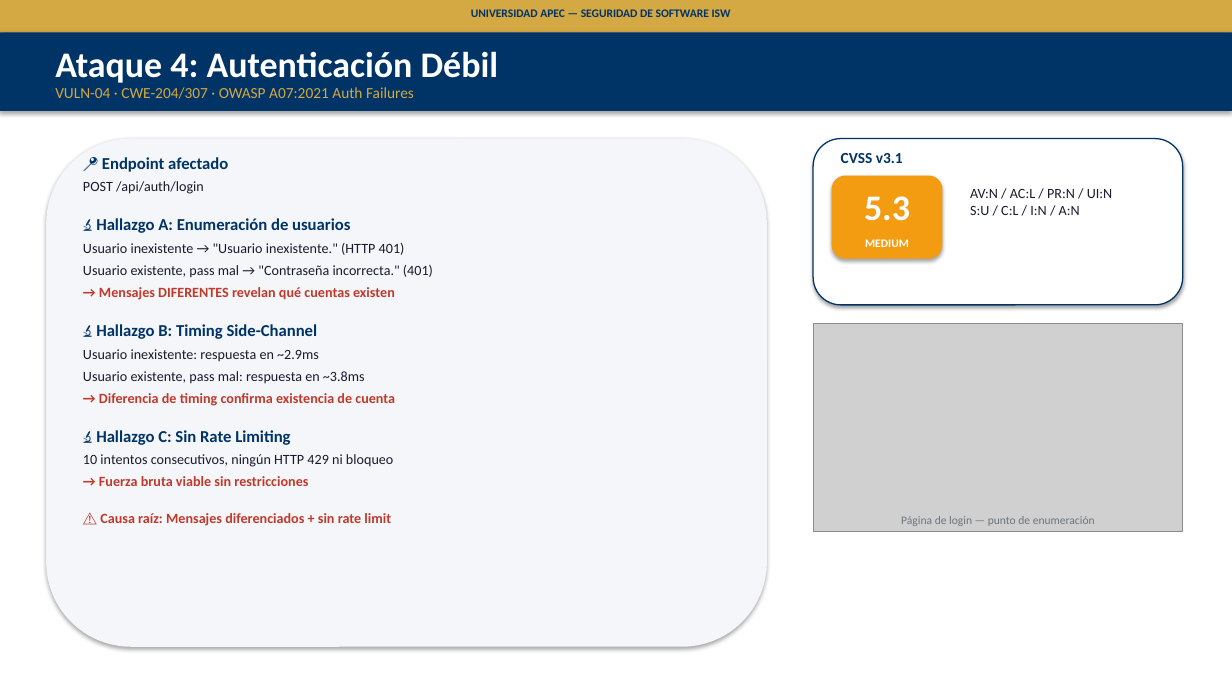
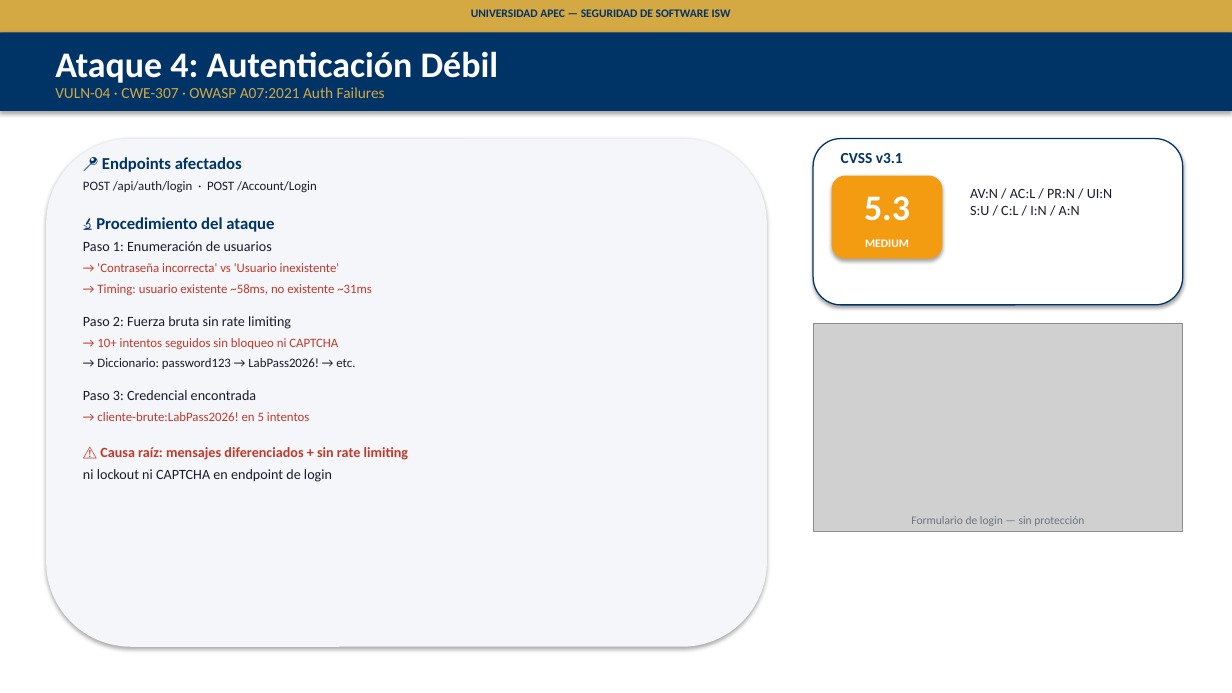
Before and after one commit to RainieryPeniaJrg/unapec-isw-mini-shop-security-lab, a slide deck: slide 9 of docs/fase1/presentacion-fase1-minishop.pptx (slide 12 before the commit). Drawn at 1232x693 pixels with LibreOffice and Linux fonts; fonts in the diff are those of the drawing; grey boxes stand for pictures. Boxes give left, top, right and bottom in pixels: in the first picture for what was removed or moved away, otherwise in the second. Text is boxed around its words. In the diff, an @@ line names an element or a change of style, - is before the commit and + after.

```diff
--- a/docs/fase1/presentacion-fase1-minishop.pptx
+++ b/docs/fase1/presentacion-fase1-minishop.pptx
@@ text at <box>55,87,385,98</box>: text changed @@
-VULN-04 · CWE-204/307 · OWASP A07:2021 Auth Failures
+VULN-04 · CWE-307 · OWASP A07:2021 Auth Failures
@@ text at <box>83,157,408,482</box>: text changed; size 11 to 10 pt; text colour #1A1A2E to #C0392B; bold off @@
-📍 Endpoint afectado
-POST /api/auth/login
-🔬 Hallazgo A: Enumeración de usuarios
-Usuario inexistente → "Usuario inexistente." (HTTP 401)
-Usuario existente, pass mal → "Contraseña incorrecta." (401)
-→ Mensajes DIFERENTES revelan qué cuentas existen
-🔬 Hallazgo B: Timing Side-Channel
-Usuario inexistente: respuesta en ~2.9ms
-Usuario existente, pass mal: respuesta en ~3.8ms
-→ Diferencia de timing confirma existencia de cuenta
-🔬 Hallazgo C: Sin Rate Limiting
-10 intentos consecutivos, ningún HTTP 429 ni bloqueo
-→ Fuerza bruta viable sin restricciones
-⚠️ Causa raíz: Mensajes diferenciados + sin rate limit
+📍 Endpoints afectados
+POST /api/auth/login · POST /Account/Login
+🔬 Procedimiento del ataque
+Paso 1: Enumeración de usuarios
+→ 'Contraseña incorrecta' vs 'Usuario inexistente'
+→ Timing: usuario existente ~58ms, no existente ~31ms
+Paso 2: Fuerza bruta sin rate limiting
+→ 10+ intentos seguidos sin bloqueo ni CAPTCHA
+→ Diccionario: password123 → LabPass2026! → etc.
+Paso 3: Credencial encontrada
+→ cliente-brute:LabPass2026! en 5 intentos
+⚠️ Causa raíz: mensajes diferenciados + sin rate limiting
+ni lockout ni CAPTCHA en endpoint de login
@@ text at <box>911,516,1084,526</box>: text changed @@
-Página de login — punto de enumeración
+Formulario de login — sin protección
```
Also in this commit, not shown: 7 other slides changed, 5 slides added, 3 slides removed, 14 other files.
